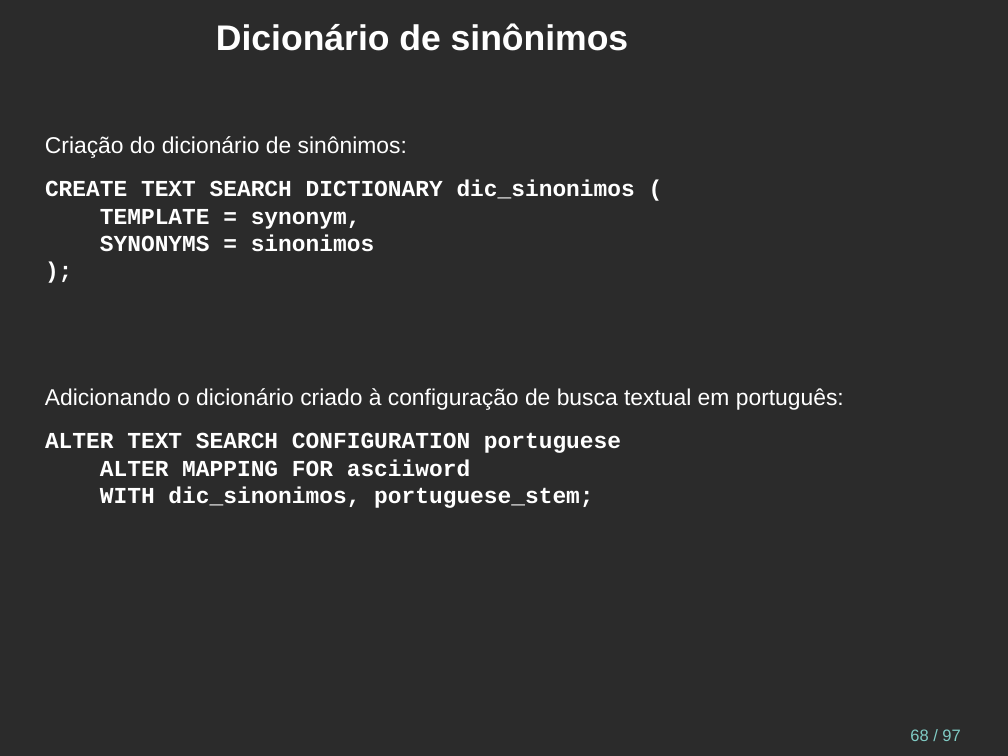
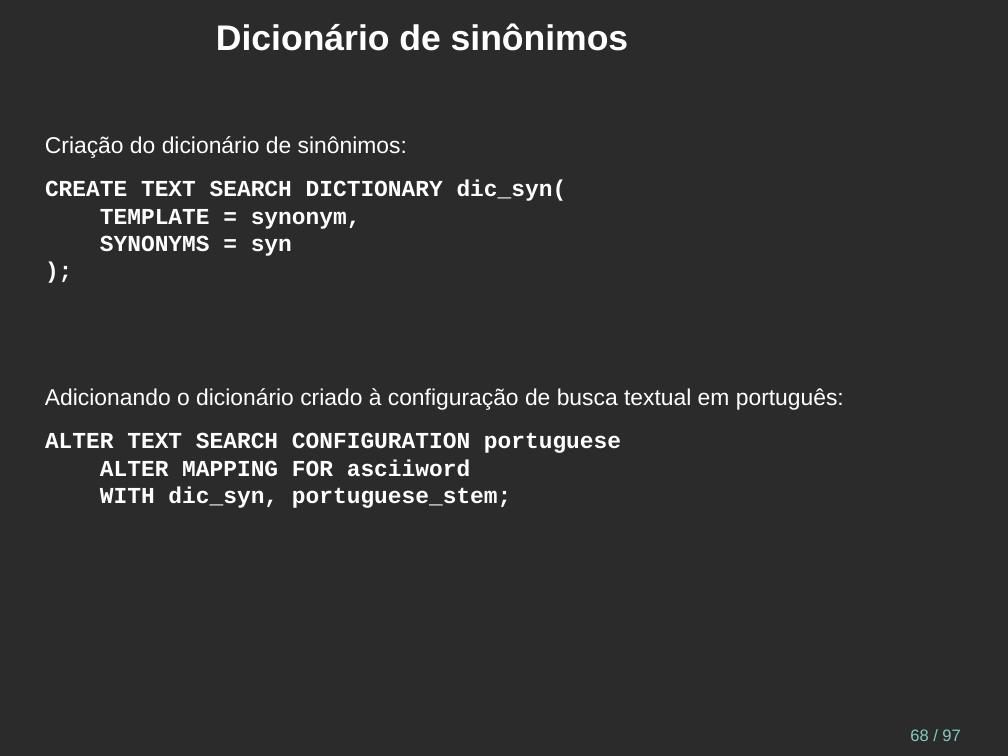
Before and after one commit to juliano777/db_fts, a slide deck: slide 68 of fts_pt-br.odp. Drawn at 1008x756 pixels with LibreOffice and Linux fonts; fonts in the diff are those of the drawing; background and template pictures are left out; a plain dark background stands for a picture behind light text. Boxes give left, top, right and bottom in pixels: in the first picture for what was removed or moved away, otherwise in the second. Text is boxed around its words. In the diff, an @@ line names an element or a change of style, - is before the commit and + after.

```diff
--- a/fts_pt-br.odp
+++ b/fts_pt-br.odp
@@ text at (45, 180, 567, 201): text changed @@
-CREATE TEXT SEARCH DICTIONARY dic_sinonimos (
+CREATE TEXT SEARCH DICTIONARY dic_syn(
@@ text at (100, 235, 292, 256): text changed @@
-SYNONYMS = sinonimos
+SYNONYMS = syn
@@ text at (100, 486, 511, 508): text changed @@
-WITH dic_sinonimos, portuguese_stem;
+WITH dic_syn, portuguese_stem;
```
Also in this commit, not shown: 13 other slides changed, 6 other files.
